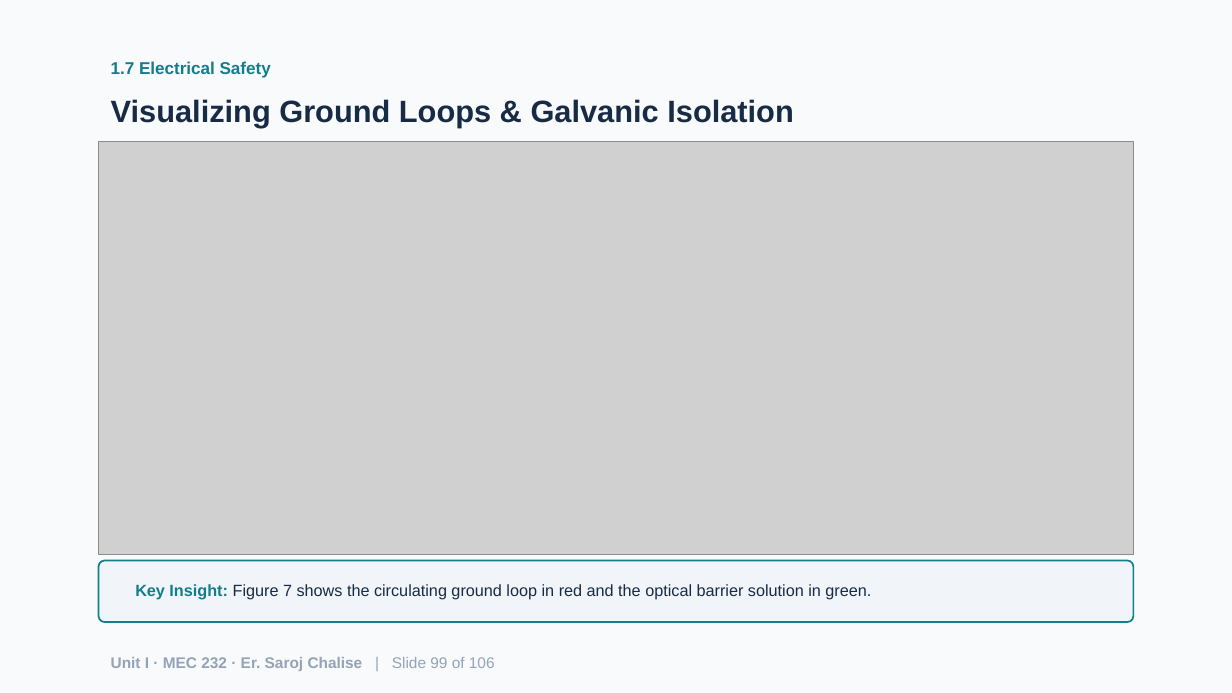
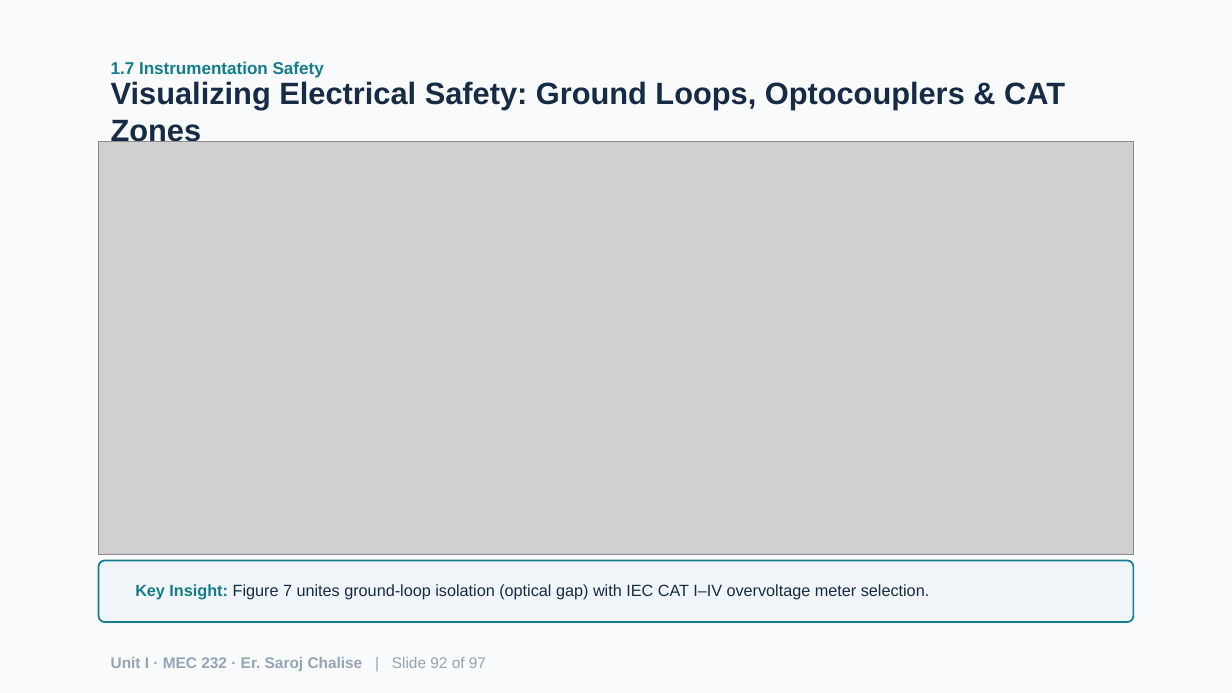
Before and after one commit to chalisesaroj/learnfromsaroj, a slide deck: slide 92 of Unit1_Fundamentals_of_Measurement_Systems.pptx (slide 99 before the commit). Drawn at 1232x693 pixels with LibreOffice and Linux fonts; fonts in the diff are those of the drawing; grey boxes stand for pictures. Boxes give left, top, right and bottom in pixels: in the first picture for what was removed or moved away, otherwise in the second. Text is boxed around its words. In the diff, an @@ line names an element or a change of style, - is before the commit and + after.

Commit message:
feat: extend presentation deck support to Unit II
- Expand PPTX export logic to support units I, II, and III
- Add comprehensive Unit II pedagogical architecture and asset list
- Update dynamic slide titling to use chapter unit identifiers

```diff
--- a/Unit1_Fundamentals_of_Measurement_Systems.pptx
+++ b/Unit1_Fundamentals_of_Measurement_Systems.pptx
@@ text at (x1=111, y1=61, x2=324, y2=78): text changed @@
-1.7 Electrical Safety
+1.7 Instrumentation Safety
@@ text at (x1=111, y1=81, x2=1065, y2=142): text changed @@
-Visualizing Ground Loops & Galvanic Isolation
+Visualizing Electrical Safety: Ground Loops, Optocouplers & CAT Zones
@@ text at (x1=135, y1=584, x2=929, y2=600): text changed @@
-Key Insight: Figure 7 shows the circulating ground loop in red and the optical barrier solution in green.
+Key Insight: Figure 7 unites ground-loop isolation (optical gap) with IEC CAT I–IV overvoltage meter selection.
@@ text at (x1=111, y1=657, x2=486, y2=671): text changed @@
-Unit I · MEC 232 · Er. Saroj Chalise | Slide 99 of 106
+Unit I · MEC 232 · Er. Saroj Chalise | Slide 92 of 97
```
Also in this commit, not shown: 86 other slides changed, 9 slides added, 18 slides removed, 21 other files.
